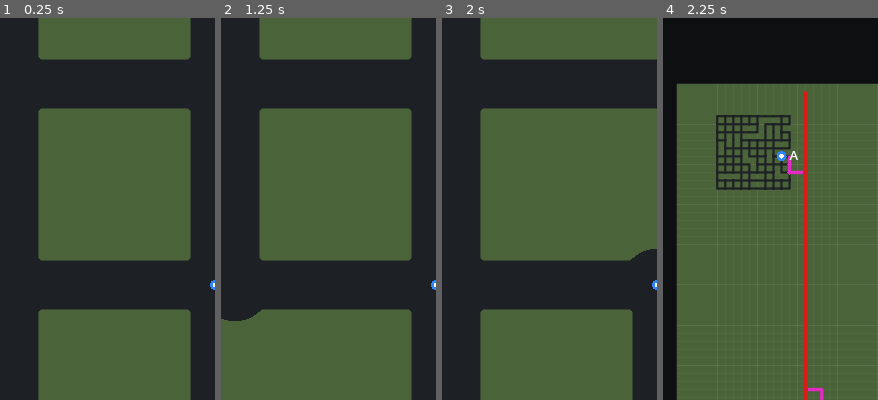
Above: before the commit, frames 1-4 (left to right).
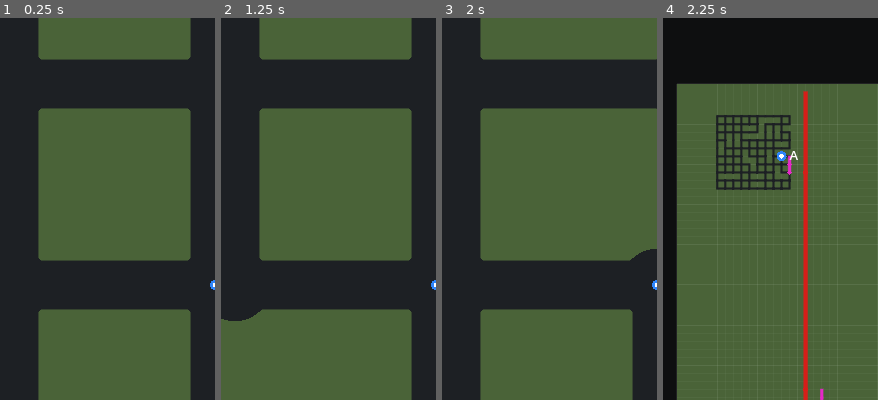
Above: after the commit, the same moments.

Repository: patrickcallahancomedy/comedian
Game: Godot game, scene res://scenes/drive/grid_world_prototype.tscn
The game is run twice, just before and just after one commit, with the same random seed, the same clock (stepped at 60 frames per second) and the same inputs. This scene is started directly instead of the project's main scene.
Inputs:
- Up to frame 1 (0.25 s): no input
- Up to frame 2 (1.25 s): click "GENERATE NEW MAP" at 0.5 s
- Up to frame 3 (2 s): click "GENERATE NEW MAP" at 1.25 s
- Up to frame 4 (2.25 s): click "WHOLE MAP" at 2 s
The pictures show only the part of the screen within x 0-50%, y 13-63%; the shares and areas given below are measured in that part.

Frames 1-3 are identical in both runs. In frame 4, 0.1% of the frame differs, in the area x 59-75%, y 39-98%.

Commit message:
Keep pink highway lanes straight

Diff:
--- a/godot/scripts/drive/grid_world_generator.gd
+++ b/godot/scripts/drive/grid_world_generator.gd
@@ -800,7 +800,8 @@
 
 
 func _add_parallel_highway_access(access: Dictionary) -> void:
-	# Pink is materialized only after the red highway exists.
+	# Pink is one straight auxiliary lane. It never turns toward the highway.
+	# The merge is a graph-only connection so the map stays visually straight.
 	var connector_end: Vector2i = access["connector_target"]
 	var highway_end: Vector2i = access["lane_highway_end"]
 	var merge: Vector2i = access["merge"]
@@ -812,13 +813,18 @@
 		CONNECTOR_STEP,
 		false
 	)
-	_add_grid_path(
-		highway_end,
-		merge,
-		RoadClass.RAMP,
-		CONNECTOR_STEP,
-		false
-	)
+	_add_logical_link(highway_end, merge)
+
+
+func _add_logical_link(start: Vector2i, finish: Vector2i) -> void:
+	var a := _add_node(start)
+	var b := _add_node(finish)
+	if a == b:
+		return
+	if not adjacency[a].has(b):
+		adjacency[a].append(b)
+	if not adjacency[b].has(a):
+		adjacency[b].append(a)
 
 
 func _choose_longest_highway_corridor() -> Dictionary:
--- a/godot/scripts/drive/grid_world_map.gd
+++ b/godot/scripts/drive/grid_world_map.gd
@@ -208,6 +208,9 @@
 				continue
 
 			var road_class := generator.edge_class(a, b)
+			# Graph-only highway/ramp merge links are intentionally invisible.
+			if road_class < 0:
+				continue
 			var width := 2.4
 			var color := ROAD_COLOR
 
